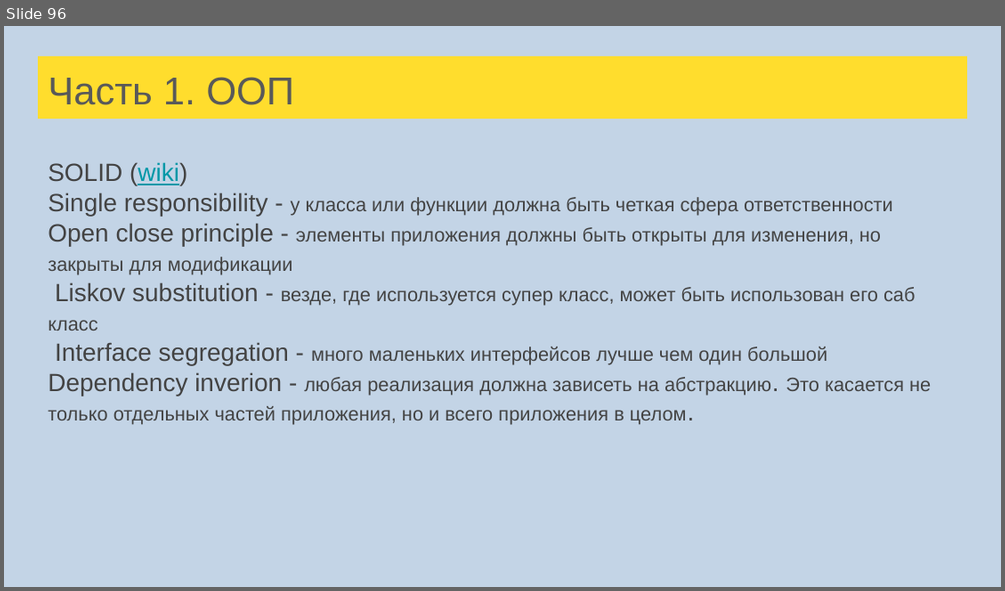
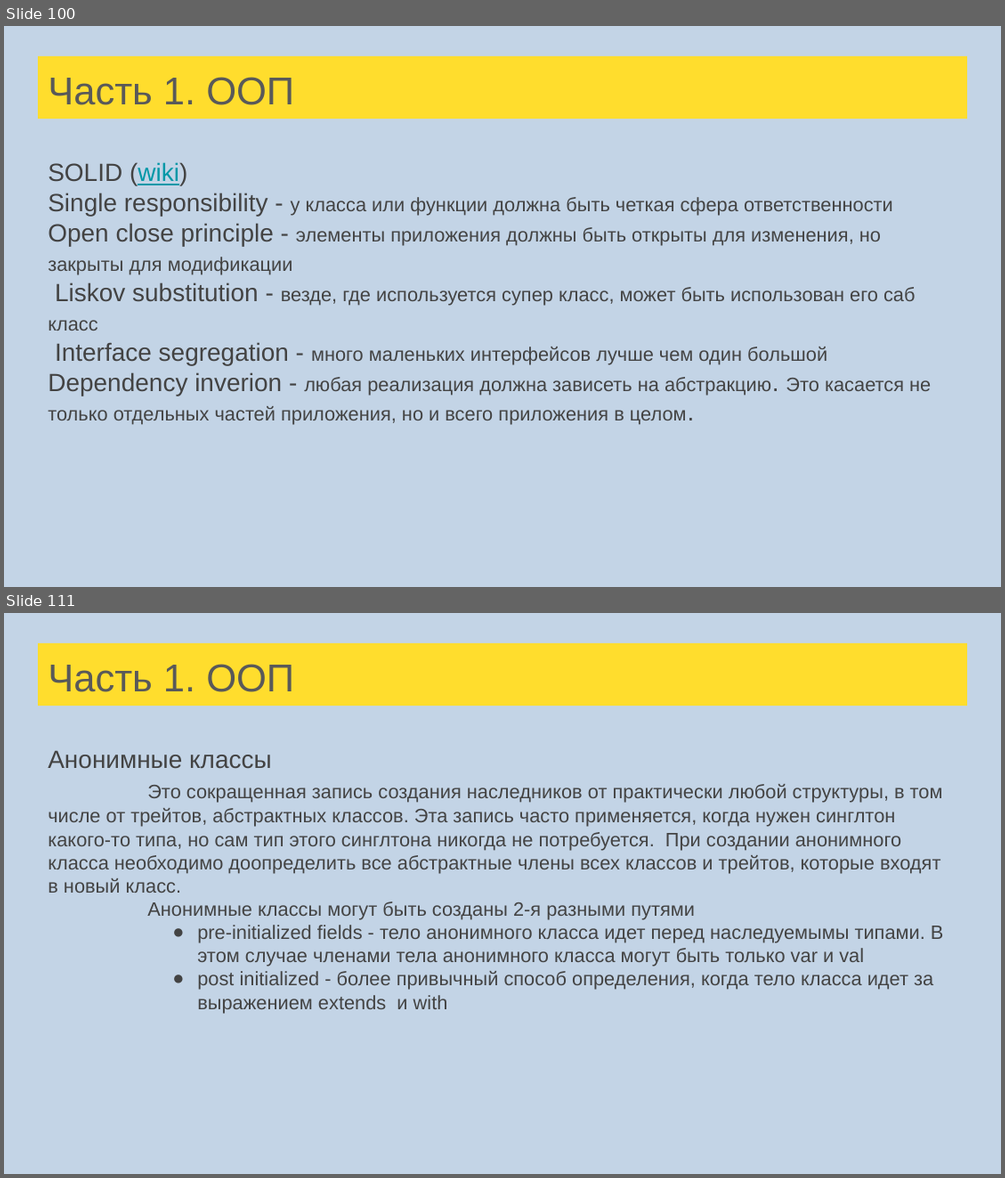
Before and after one commit to sergeypopov83/scala-school, a slide deck: src/main/resources/Лекции Scala для FinTech.pptx. Shown one above the other, each under a label of ours: slide 96 before the commit, slides 100 and 111 after it; the slides between them are not shown. The pictures are 1005x591 and 1005x1178 pixels, drawn with LibreOffice and Linux fonts; fonts in the diff are those of the drawing. Boxes give left, top, right and bottom in pixels: in the first picture for what was removed or moved away, otherwise in the second. Text is boxed around its words. In the diff, an @@ line names an element or a change of style, - is before the commit and + after.

```diff
--- a/src/main/resources/Лекции Scala для FinTech.pptx
+++ b/src/main/resources/Лекции Scala для FinTech.pptx
@@ slide 111 added at (x1=4, y1=613, x2=1001, y2=1174), background #C3D4E6 @@
@@ title added at (x1=38, y1=643, x2=967, y2=706), fill #FFDD2D, 28 pt, text #595959 @@
+Часть 1. ООП
@@ text added at (x1=48, y1=750, x2=944, y2=1013), 14 pt, text #434343 @@
+Анонимные классы
+Это сокращенная запись создания наследников от практически любой структуры, в том числе от трейтов, абстрактных классов. Эта запись часто применяется, когда нужен синглтон какого-то типа, но сам тип этого синглтона никогда не потребуется. При создании анонимного класса необходимо доопределить все абстрактные члены всех классов и трейтов, которые входят в новый класс.
+Анонимные классы могут быть созданы 2-я разными путями
+● pre-initialized fields - тело анонимного класса идет перед наследуемымы типами. В этом случае членами тела анонимного класса могут быть только var и val
+● post initialized - более привычный способ определения, когда тело класса идет за выражением extends и with
@@ what was slide 96 is now slide 100 @@
```
Also in this commit, not shown: 5 slides changed, 16 other slides added, 1 slide removed, 16 other files.
